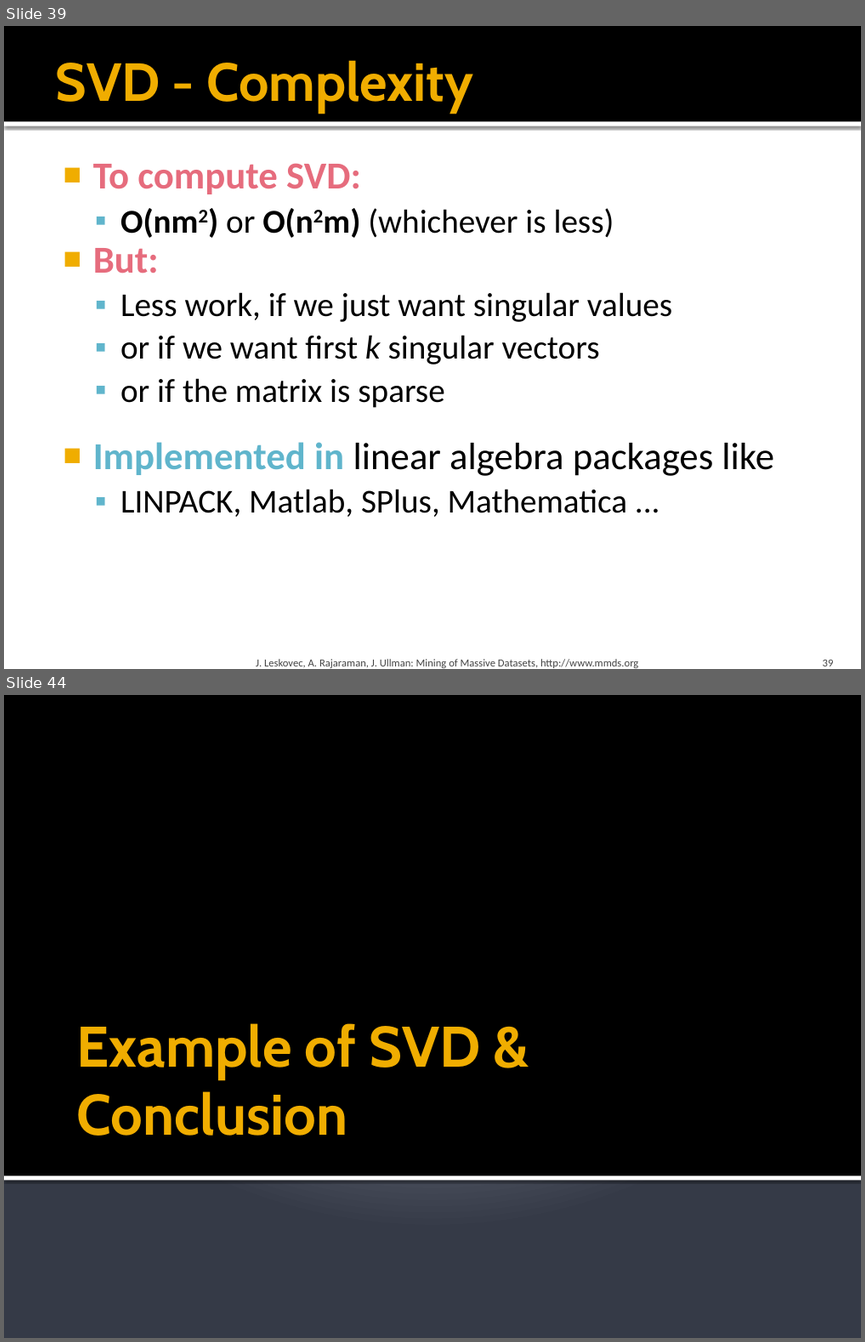
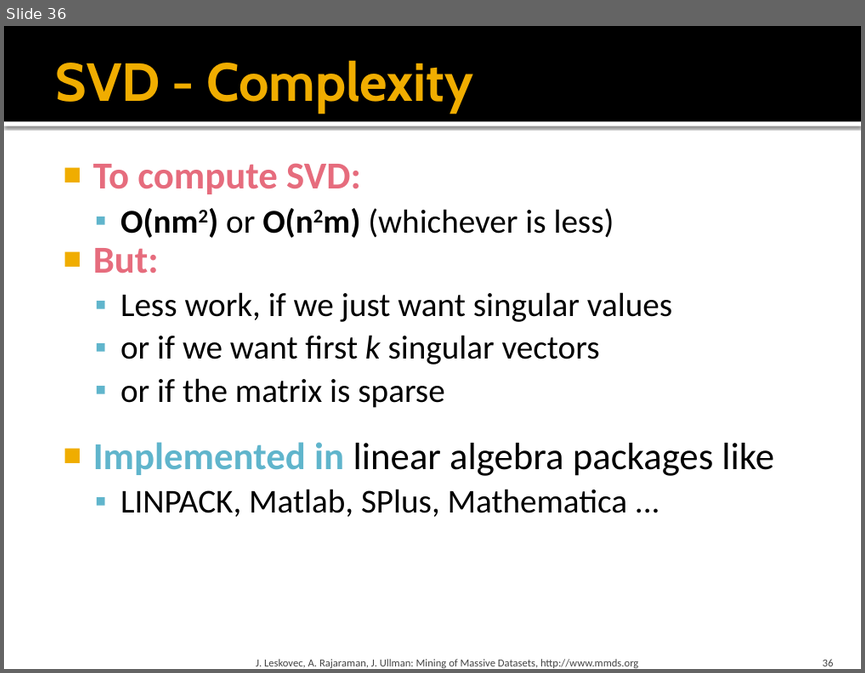
Before and after one commit to yaoyichi/yaoyichi.github.io, a slide deck: spatial-ai/w4w5.3-ch11-dimred.pptx. Shown one above the other, each under a label of ours: slides 39 and 44 before the commit, slide 36 after it; the slides between them are not shown. The pictures are 865x1342 and 865x673 pixels, drawn with LibreOffice and Linux fonts; fonts in the diff are those of the drawing. Boxes give left, top, right and bottom in pixels: in the first picture for what was removed or moved away, otherwise in the second. Text is boxed around its words. In the diff, an @@ line names an element or a change of style, - is before the commit and + after.

```diff
--- a/spatial-ai/w4w5.3-ch11-dimred.pptx
+++ b/spatial-ai/w4w5.3-ch11-dimred.pptx
@@ slide 44 removed at bbox=[4, 695, 861, 1338], background gradient #C1C5D3 to #BFC4D2 to #353B47 @@
@@ rectangle removed at bbox=[4, 695, 861, 1176] @@
@@ title removed at bbox=[77, 1023, 480, 1135] @@
-Example of SVD &
-Conclusion
@@ rectangle removed at bbox=[4, 1175, 861, 1180] @@
@@ what was slide 39 is now slide 36 @@
```
Also in this commit, not shown: 7 slides changed, 1 slide added, 14 other slides removed, 4 other files.
